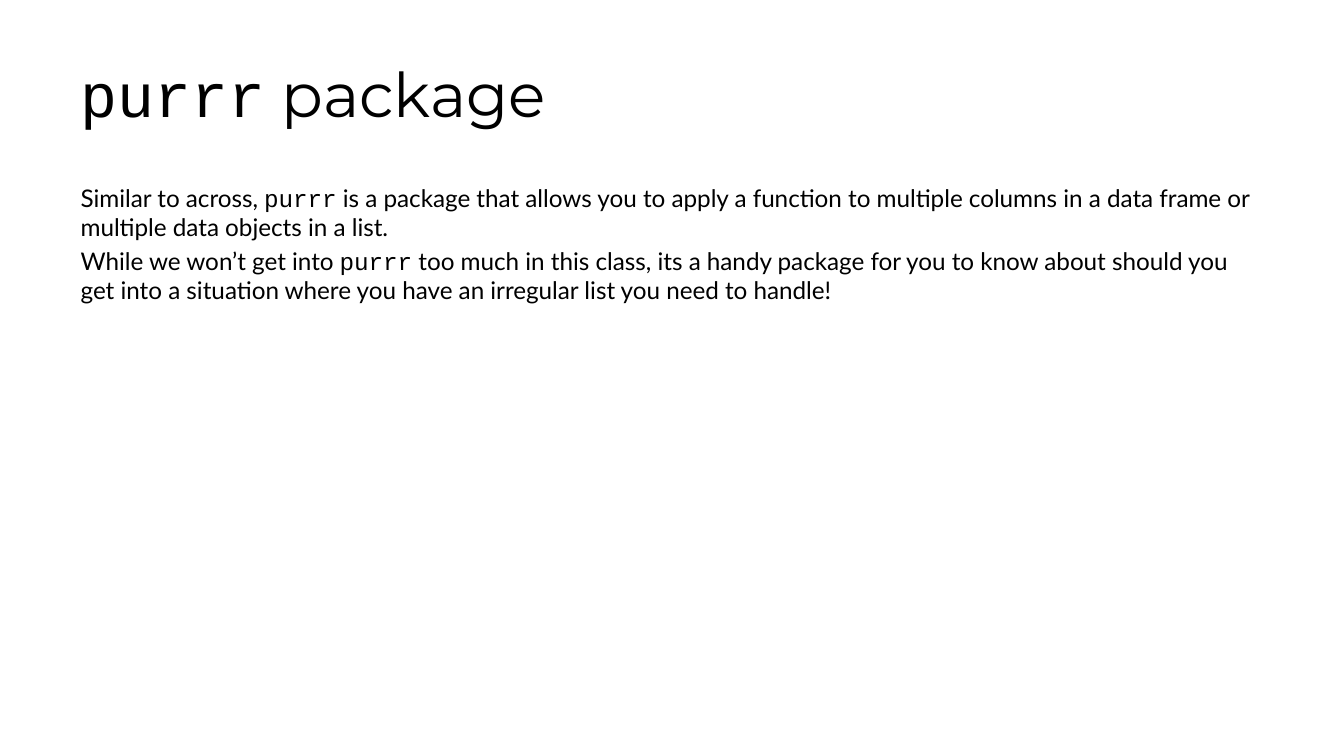
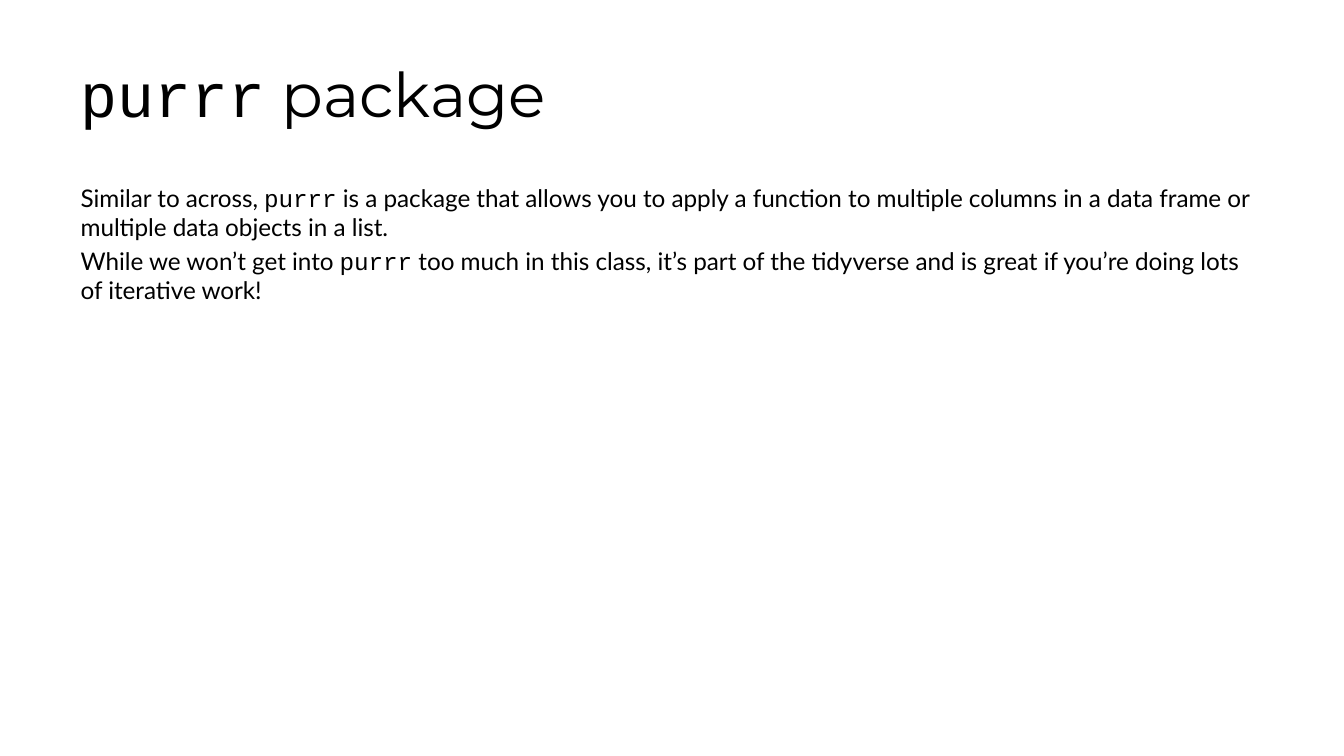
Before and after one commit to fhdsl/DaSEH, a slide deck: slide 40 of modules/Functions/Functions.pptx (slide 32 before the commit). Drawn at 1344x756 pixels with LibreOffice and Linux fonts; fonts in the diff are those of the drawing. Boxes give left, top, right and bottom in pixels: in the first picture for what was removed or moved away, otherwise in the second. Text is boxed around its words. In the diff, an @@ line names an element or a change of style, - is before the commit and + after.

```diff
--- a/modules/Functions/Functions.pptx
+++ b/modules/Functions/Functions.pptx
@@ text at [81,251,1238,299]: text changed @@
-While we won’t get into purrr too much in this class, its a handy package for you to know about should you get into a situation where you have an irregular list you need to handle!
+While we won’t get into purrr too much in this class, it’s part of the tidyverse and is great if you’re doing lots of iterative work!
```
Also in this commit, not shown: 9 other slides changed, 10 slides added, 4 slides removed, 8 other files.
